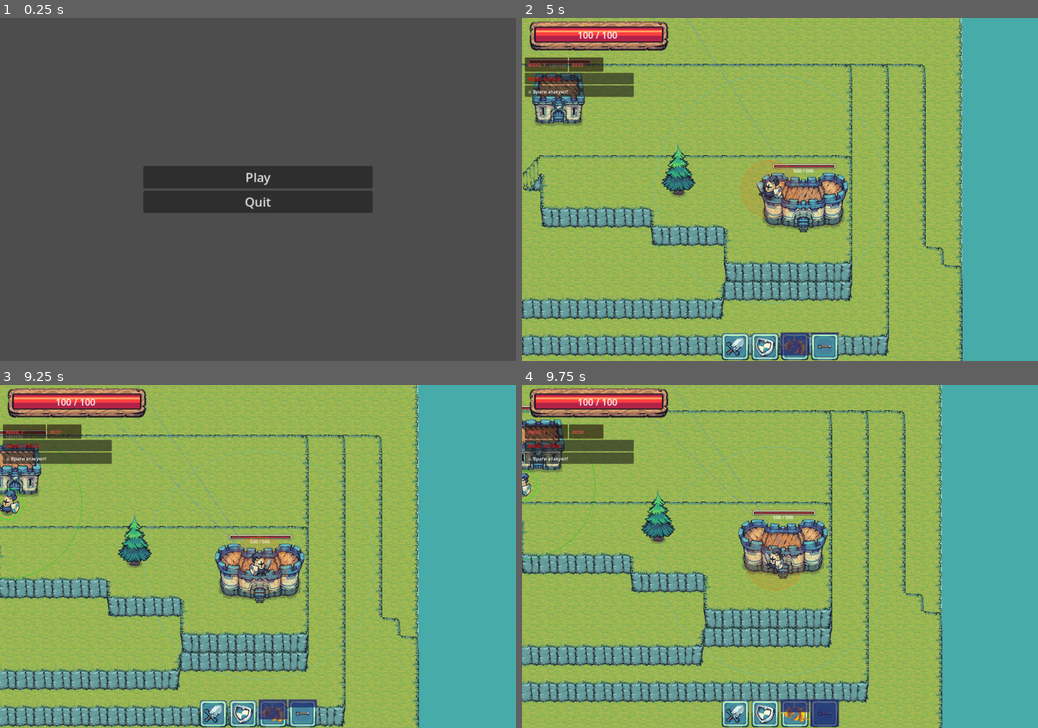
Above: before the commit, frames 1-4 (two rows, left to right).
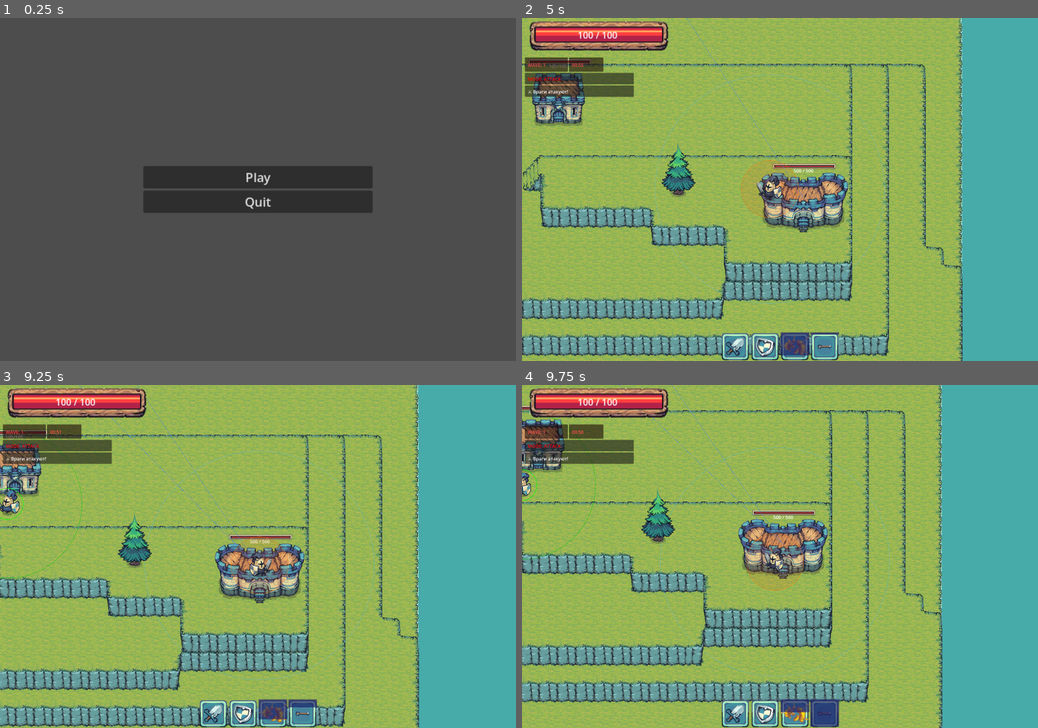
Above: after the commit, the same moments.

Repository: yafind/hardes
Game: Godot game, scene res://ui/control.tscn
Two runs of this game, one before a commit and one after it. Both use one fixed random seed, a clock stepped at 60 frames per second and the inputs below.
Inputs:
- Up to frame 1 (0.25 s): no input
- Up to frame 2 (5 s): click "Play" at 0.5 s; hold D (right) 1.28-2.03 s; hold S (down) 2.03-2.78 s; hold D (right) 2.78-3.53 s; hold W (up) 3.53-4.28 s; hold A (left) from 4.28 s (still down)
- Up to frame 3 (9.25 s): release A (left) at 5.78 s; hold S (down) 5.78-6.53 s; hold D (right) 6.53-7.28 s; hold W (up) 7.28-8.03 s; hold D (right) 8.03-8.78 s; hold S (down) from 8.78 s (still down)
- Up to frame 4 (9.75 s): release S (down) at 9.53 s; hold A (left) from 9.53 s (still down)

Frames 1-2 are identical in both runs. In frame 3, 0.2% of the frame differs, in the area x 0-46%, y 0-57%; in frame 4, 0.2%.

Commit message:
update branch

Diff:
--- a/entities/base_entity.gd
+++ b/entities/base_entity.gd
@@ -246,7 +246,6 @@
 
 	# Cache distance to current target
 	var dist_sq := global_position.distance_squared_to(target.global_position) if is_instance_valid(target) else INF
-	var target_dist_factor := clampf(global_position.distance_to(target.global_position) / detection_range, 0.0, 1.0) if is_instance_valid(target) else 1.0
 
 	match state:
 		State.IDLE:
@@ -436,12 +435,18 @@
 
 	velocity = dir * current_speed
 	_face(dir.x < 0)
-	# Stuck detection
-	_stuck_timer -= get_physics_process_delta_time()
-	if _stuck_timer <= 0.0:
-		_stuck_timer = _STUCK_INTERVAL
-		if global_position.distance_squared_to(_last_pos) < _STUCK_DIST_SQ and dir != Vector2.ZERO:
-			velocity += Vector2(randf_range(-1.0, 1.0), randf_range(-1.0, 1.0)).normalized() * speed
+	# Stuck detection and recovery
+	if dir != Vector2.ZERO:
+		_stuck_timer -= get_physics_process_delta_time()
+		if _stuck_timer <= 0.0:
+			_stuck_timer = _STUCK_INTERVAL
+			if global_position.distance_squared_to(_last_pos) < _STUCK_DIST_SQ:
+				# Apply random jitter to escape stuck state
+				var jitter := Vector2(randf_range(-1.0, 1.0), randf_range(-1.0, 1.0)).normalized() * speed * 0.5
+				velocity += jitter
+				# Also try to recalculate path
+				if nav_agent:
+					nav_agent.target_position = dest
 		_last_pos = global_position
 
 ## Compute separation direction from nearby friendly units
--- a/entities/enemy/enemy.tscn
+++ b/entities/enemy/enemy.tscn
@@ -341,7 +341,7 @@
 
 [node name="Area2D" type="Area2D" parent="." unique_id=2127035877]
 collision_layer = 0
-collision_mask = 19
+collision_mask = 23
 
 [node name="attack" type="CollisionShape2D" parent="Area2D" unique_id=772463527]
 position = Vector2(20, 0)
@@ -349,7 +349,7 @@
 
 [node name="DetectionArea" type="Area2D" parent="." unique_id=756145822]
 collision_layer = 0
-collision_mask = 19
+collision_mask = 23
 monitorable = false
 
 [node name="DetectionShape" type="CollisionShape2D" parent="DetectionArea" unique_id=1959361719]
--- a/entities/player_knight.tscn
+++ b/entities/player_knight.tscn
@@ -336,7 +336,7 @@
 
 [node name="Area2D" type="Area2D" parent="." unique_id=2127035877]
 collision_layer = 0
-collision_mask = 20
+collision_mask = 24
 
 [node name="attack" type="CollisionShape2D" parent="Area2D" unique_id=772463527]
 position = Vector2(20, 0)
@@ -344,7 +344,7 @@
 
 [node name="DetectionArea" type="Area2D" parent="."]
 collision_layer = 0
-collision_mask = 20
+collision_mask = 24
 monitoring = true
 monitorable = false
 
Not shown, changed: .gitignore
